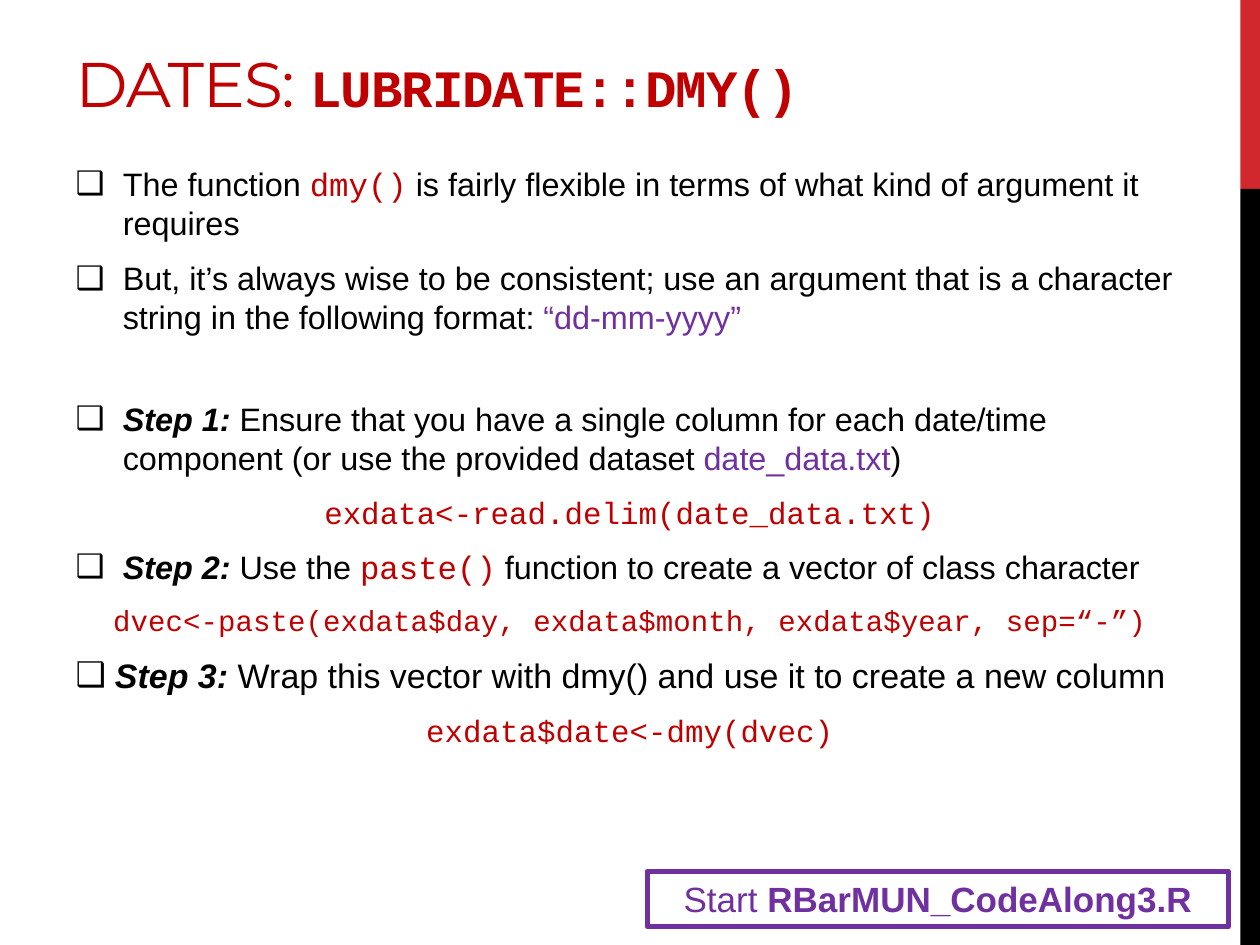
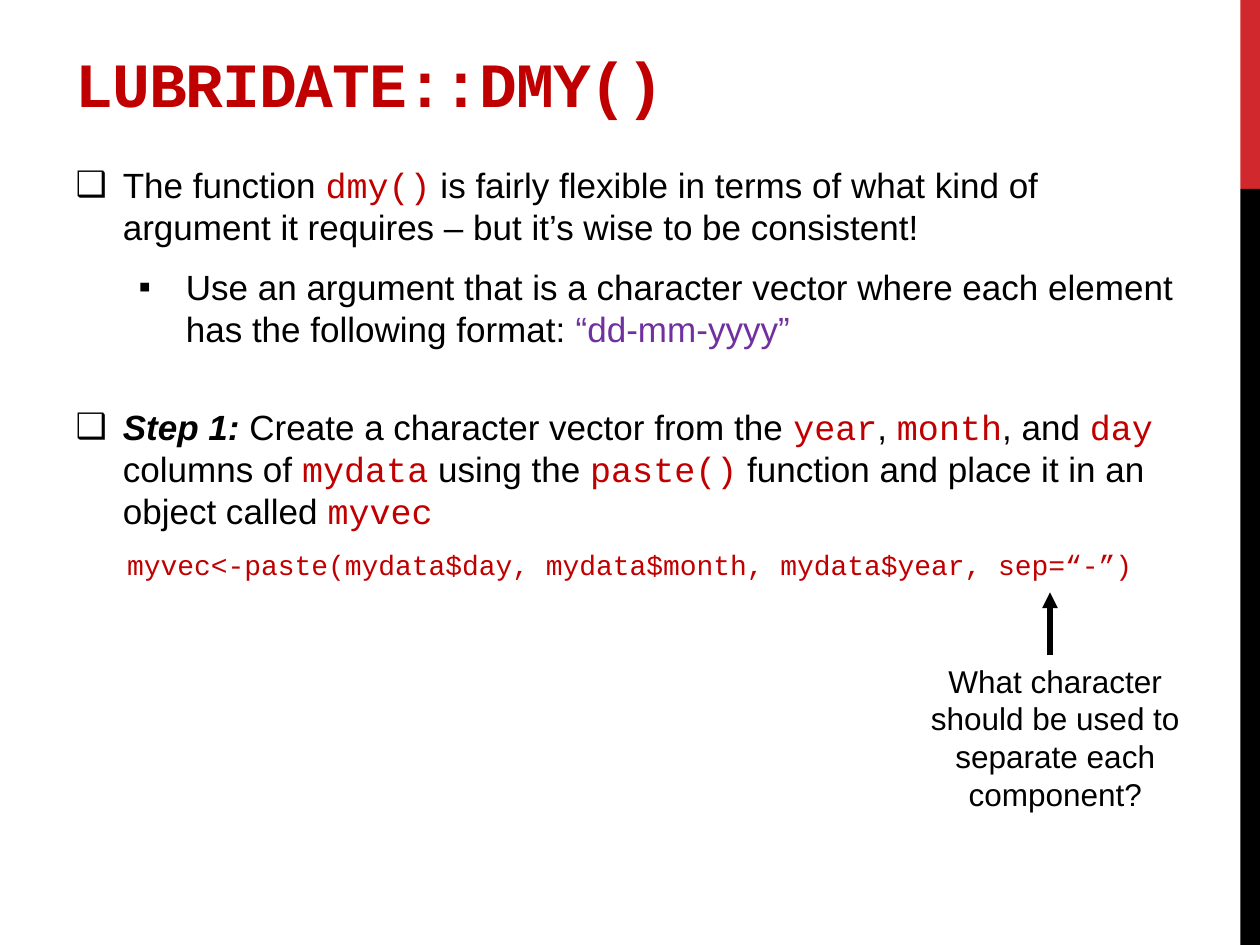
Before and after one commit to DanielleQuinn/RBarMUN, a slide deck: slide 25 of IntroWorkshop/RBar_IntroII.pptx (slide 28 before the commit). Drawn at 1260x945 pixels with LibreOffice and Linux fonts; fonts in the diff are those of the drawing. Boxes give left, top, right and bottom in pixels: in the first picture for what was removed or moved away, otherwise in the second. Text is boxed around its words. In the diff, an @@ line names an element or a change of style, - is before the commit and + after.

Commit message:
Updated ppts

```diff
--- a/IntroWorkshop/RBar_IntroII.pptx
+++ b/IntroWorkshop/RBar_IntroII.pptx
@@ title at <box>76,62,665,120</box>: text changed; size 30 to 36 pt @@
-DATES: LUBRIDATE::DMY()
+LUBRIDATE::DMY()
@@ text at <box>123,172,1173,581</box>: text changed; size 18.5 to 20 pt @@
-❑ The function dmy() is fairly flexible in terms of what kind of argument it requires
-❑ But, it’s always wise to be consistent; use an argument that is a character string in the following format: “dd-mm-yyyy”
-❑ Step 1: Ensure that you have a single column for each date/time component (or use the provided dataset date_data.txt)
-exdata<-read.delim(date_data.txt)
-❑ Step 2: Use the paste() function to create a vector of class character
-dvec<-paste(exdata$day, exdata$month, exdata$year, sep=“-”)
-❑ Step 3: Wrap this vector with dmy() and use it to create a new column
-exdata$date<-dmy(dvec)
+❑ The function dmy() is fairly flexible in terms of what kind of argument it requires – but it’s wise to be consistent!
+  ▪ Use an argument that is a character vector where each element has the following format: “dd-mm-yyyy”
+❑ Step 1: Create a character vector from the year, month, and day columns of mydata using the paste() function and place it in an object called myvec
+myvec<-paste(mydata$day, mydata$month, mydata$year, sep=“-”)
@@ arrow added from (1050, 655) to (1050, 592), #000000 3 pt @@
@@ text added at <box>931,670,1179,812</box>, 18 pt, text #000000 @@
+What character should be used to separate each component?
@@ rectangle removed at <box>648,872,1228,927</box> @@
-Start RBarMUN_CodeAlong3.R
```
Also in this commit, not shown: 23 other slides changed, 3 slides added, 5 slides removed.
